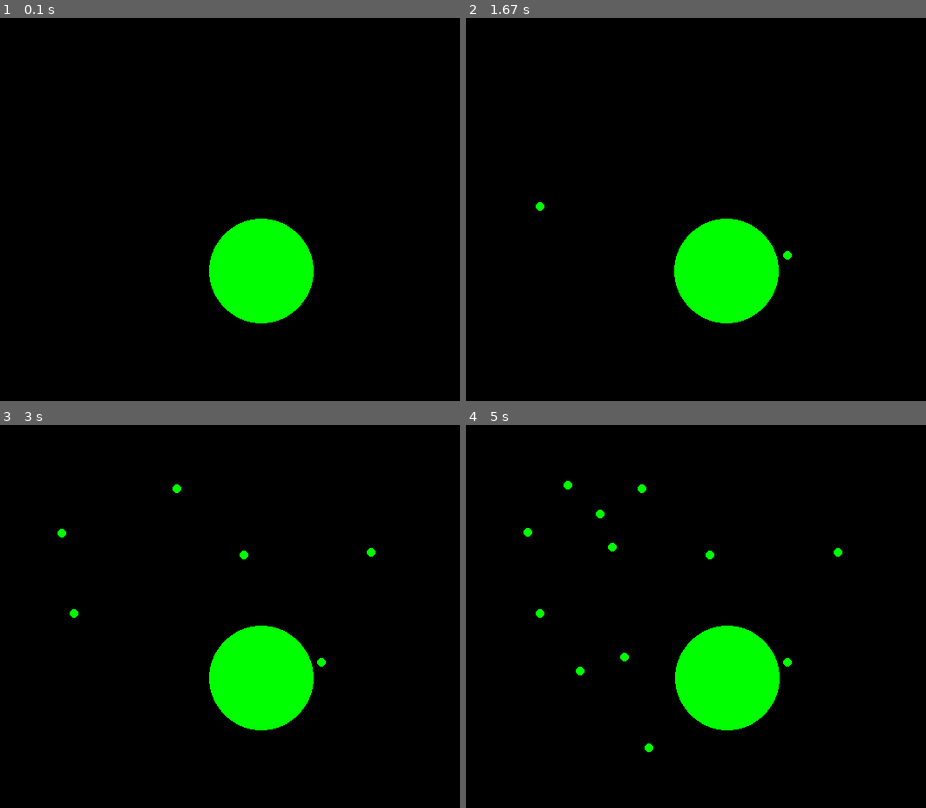
Above: before the commit, frames 1-4 (two rows, left to right).
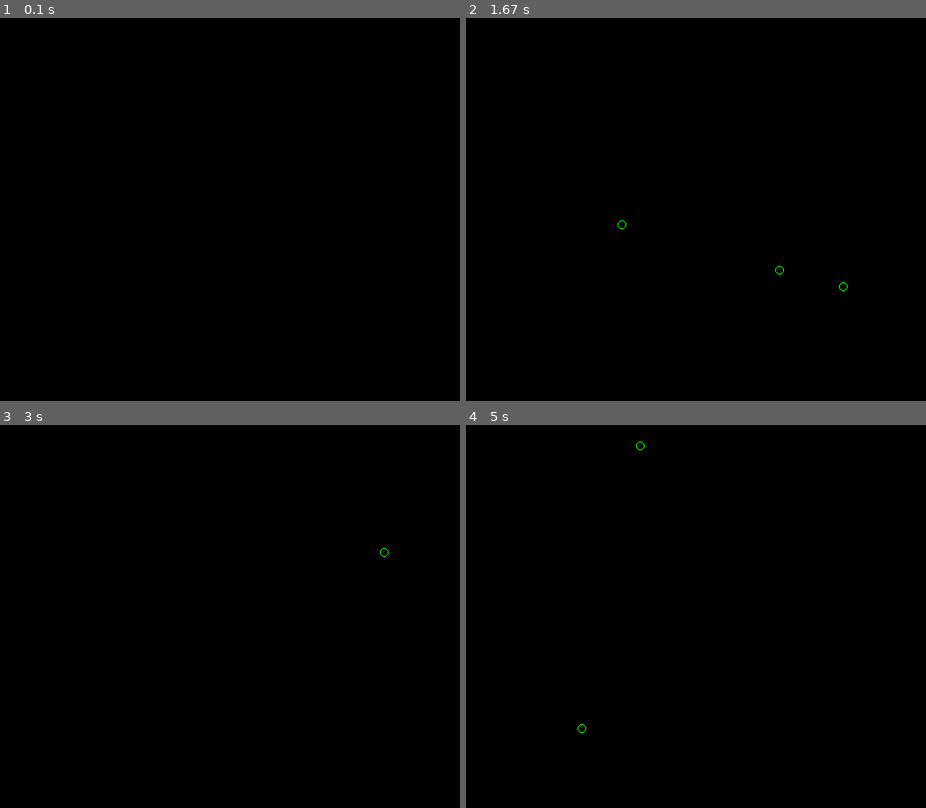
Above: after the commit, the same moments.

Repository: saubun/python-repo
Game: pygame game, started from src/gravity.py
The game is run twice, just before and just after one commit, with the same random seed, the same clock (stepped at 60 frames per second) and the same inputs.
Inputs (mouse positions are in pixels of both pictures, inside the frame that each line leads up to):
- Up to frame 1 (0.1 s): no input
- Up to frame 2 (1.67 s): press the mouse at (728, 243) at 0.37 s; move the mouse to (663, 232) at 0.47 s; release the mouse at (604, 220) at 0.6 s; tap 5 at 0.67 s; click (788, 255) at 1.05 s; click (539, 205) at 1.38 s
- Up to frame 3 (3 s): click (243, 555) at 1.72 s; click (174, 490) at 2.05 s; click (64, 532) at 2.38 s; click (372, 551) at 2.72 s
- Up to frame 4 (5 s): click (567, 486) at 3.05 s; click (581, 670) at 3.38 s; click (650, 746) at 3.72 s; click (613, 547) at 4.05 s; click (622, 658) at 4.38 s; click (599, 513) at 4.72 s

The runs differ from the first frame. In frame 1, 4.9% of the frame differs, in the area x 45-69%, y 52-80%; in frame 2, 4.9%; in frame 3, 5.1%; in frame 4, 5.3%, in the area x 12-82%, y 4-86%.

Commit message:
gravitational bubbles :3

Diff:
--- a/src/gravity.py
+++ b/src/gravity.py
@@ -29,7 +29,7 @@
     def draw(self, color: set or list):
         '''Draw the Circle'''
         self.color = color
-        pygame.draw.circle(screen, self.color, self.pos, self.radius)
+        pygame.draw.circle(screen, self.color, self.pos, self.radius, 1)
 
     def applyForce(self, force: pygame.Vector2):
         '''Apply the given force to the Circle'''
@@ -61,9 +61,7 @@
 
     balls = []
 
-    balls.append(Circle((300, 300), 60, 5000000))
-
-    speed = 1.0
+    speed = 10
 
     running = True
     while running:
@@ -84,9 +82,13 @@
                     speed = 100
                 if event.key == pygame.K_4:
                     speed = 1000
+                if event.key == pygame.K_5:
+                    speed = 10000
             elif event.type == pygame.MOUSEBUTTONDOWN:
-                if pygame.mouse.get_pressed()[0]:
-                    balls.append(Circle((pygame.mouse.get_pos()), 5, 500000))
+                ...
+
+        if pygame.mouse.get_pressed()[0]:
+            balls.append(Circle((pygame.mouse.get_pos()), 5, 5000000))
 
         # Reset display
         screen.fill(BLACK)
@@ -129,12 +131,10 @@
 
                 # Check distance
                 if ball.collisionCheckOtherCircle(otherBall, distance):
-                    ball.applyForce(force)
+                    ball.pos = otherBall.pos + (
+                        direction * (ball.radius + otherBall.radius))
                 else:
                     ball.applyForce(-force)
-
-                # for ball in balls[1:]:
-                #     ball.applyForce((0 * speed, -0.00001 * speed))
 
         # Update display
         pygame.display.update()
